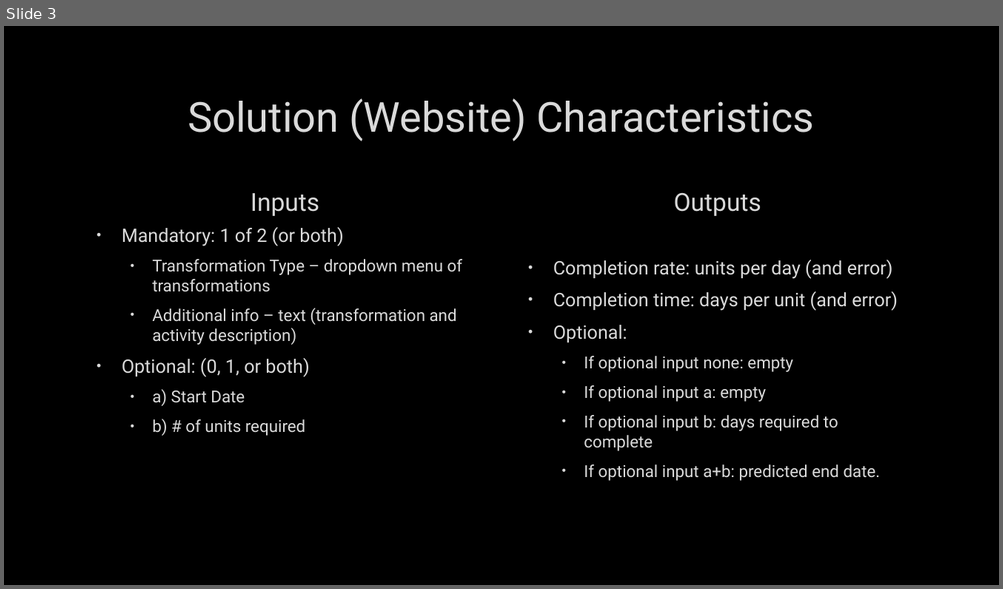
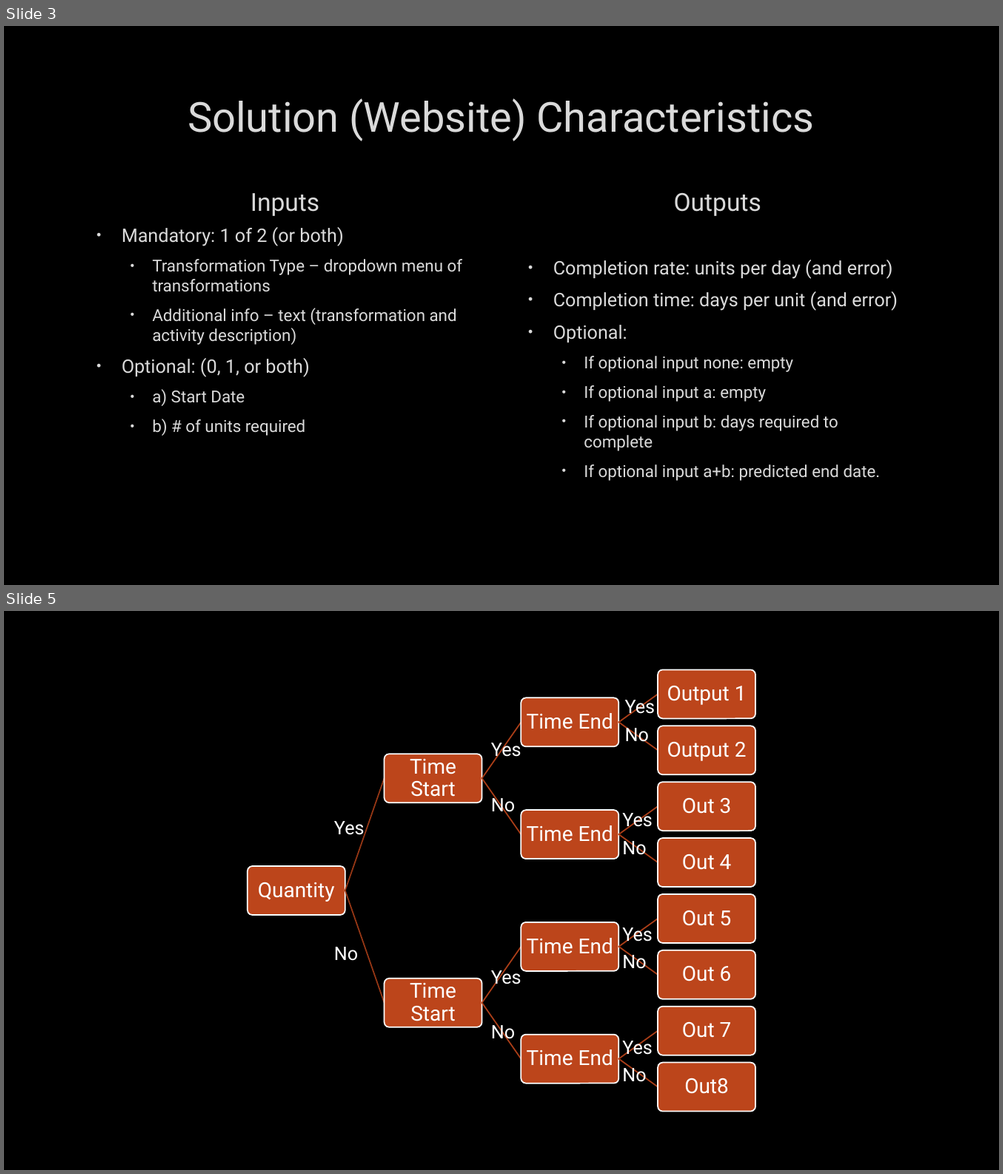
Before and after one commit to danylokolos/Construction-Management, a slide deck: DanyloThoughts.pptx. Shown one above the other, each under a label of ours: slide 3 before the commit, slides 3 and 5 after it; the slides between them are not shown. The pictures are 1003x589 and 1003x1174 pixels, drawn with LibreOffice and Linux fonts; fonts in the diff are those of the drawing; background and template pictures are left out. Boxes give left, top, right and bottom in pixels: in the first picture for what was removed or moved away, otherwise in the second. Text is boxed around its words. In the diff, an @@ line names an element or a change of style, - is before the commit and + after.

```diff
--- a/DanyloThoughts.pptx
+++ b/DanyloThoughts.pptx
@@ slide 5 added at [4, 611, 999, 1170], background picture (left out) @@
@@ text added at [625, 697, 655, 718], 18 pt, text #FFFFFF @@
+Yes
@@ text added at [491, 739, 521, 760], 18 pt, text #FFFFFF @@
+Yes
@@ text added at [625, 726, 649, 745], 18 pt, text #FFFFFF @@
+No
@@ text added at [491, 795, 515, 816], 18 pt, text #FFFFFF @@
+No
@@ text added at [622, 809, 652, 831], 18 pt, text #FFFFFF @@
+Yes
@@ text added at [334, 821, 364, 839], 18 pt, text #FFFFFF @@
+Yes
@@ text added at [622, 837, 646, 855], 18 pt, text #FFFFFF @@
+No
@@ text added at [622, 924, 652, 945], 18 pt, text #FFFFFF @@
+Yes
@@ text added at [334, 947, 358, 961], 18 pt, text #FFFFFF @@
+No
@@ text added at [622, 951, 646, 969], 18 pt, text #FFFFFF @@
+No
@@ text added at [491, 967, 521, 988], 18 pt, text #FFFFFF @@
+Yes
@@ text added at [491, 1022, 515, 1044], 18 pt, text #FFFFFF @@
+No
@@ text added at [622, 1037, 652, 1057], 18 pt, text #FFFFFF @@
+Yes
@@ text added at [622, 1065, 646, 1082], 18 pt, text #FFFFFF @@
+No
@@ group added at [247, 670, 755, 1112]: 15 rounded rectangles, 15 texts, 14 freeform shapes @@
+Quantity
+Time Start
+Time End
+Output 1
+Output 2
+Time End
+Out 3
+Out 4
+Time Start
+Time End
+Out 5
+Out 6
+Time End
+Out 7
+Out8
```
Also in this commit, not shown: 7 other slides added, 13 other files.
